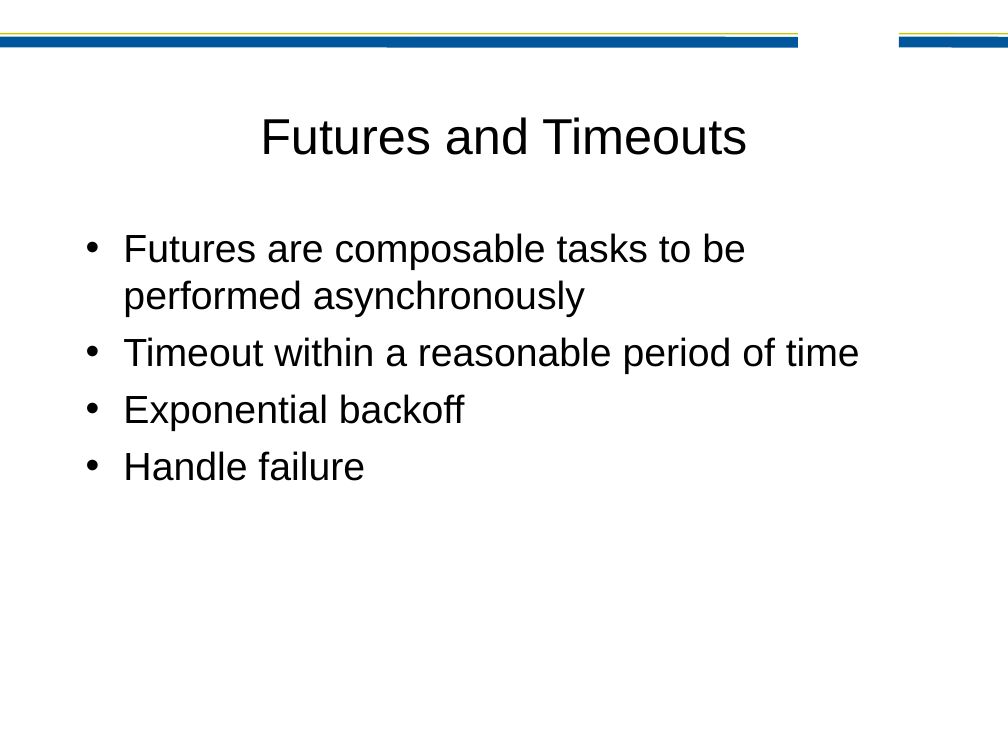
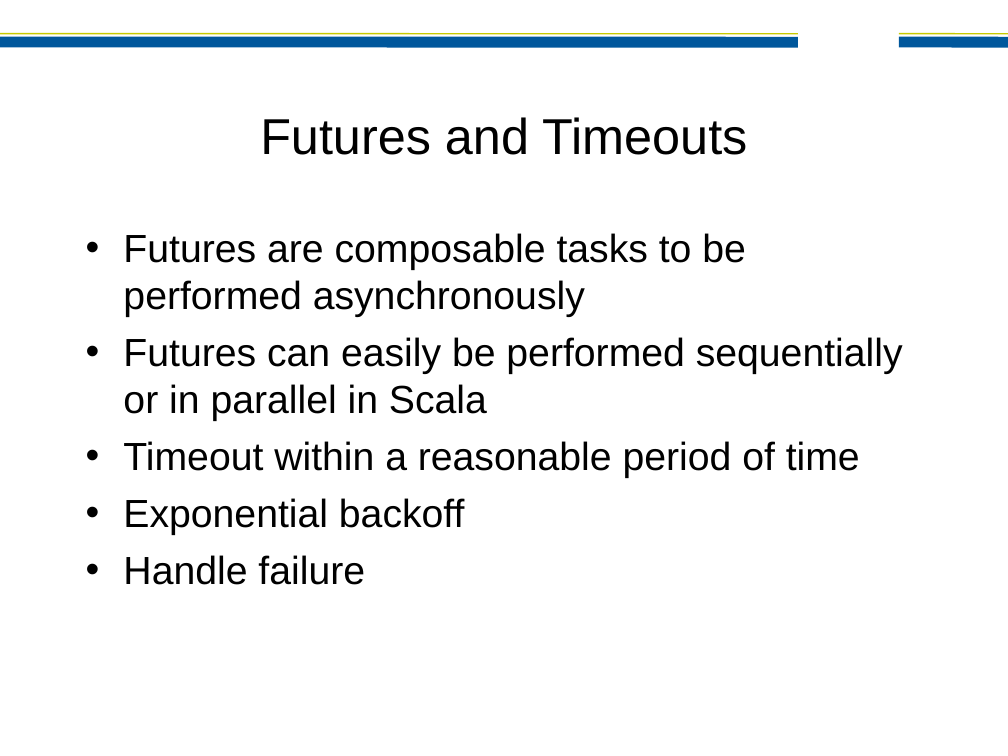
Before and after one commit to jamie-allen/effective_actors, a slide deck: slide 22 of preso/EffectiveActors-JaxConf2012.ppt (slide 21 before the commit). Drawn at 1008x756 pixels with LibreOffice and Linux fonts; fonts in the diff are those of the drawing; background and template pictures are left out. Boxes give left, top, right and bottom in pixels: in the first picture for what was removed or moved away, otherwise in the second. Text is boxed around its words. In the diff, an @@ line names an element or a change of style, - is before the commit and + after.

```diff
--- a/preso/EffectiveActors-JaxConf2012.ppt
+++ b/preso/EffectiveActors-JaxConf2012.ppt
@@ text at (123,337,903,421): paragraph added @@
+• Futures can easily be performed sequentially or in parallel in Scala
```
Also in this commit, not shown: 10 other slides changed, 5 slides added, 1 other file.
